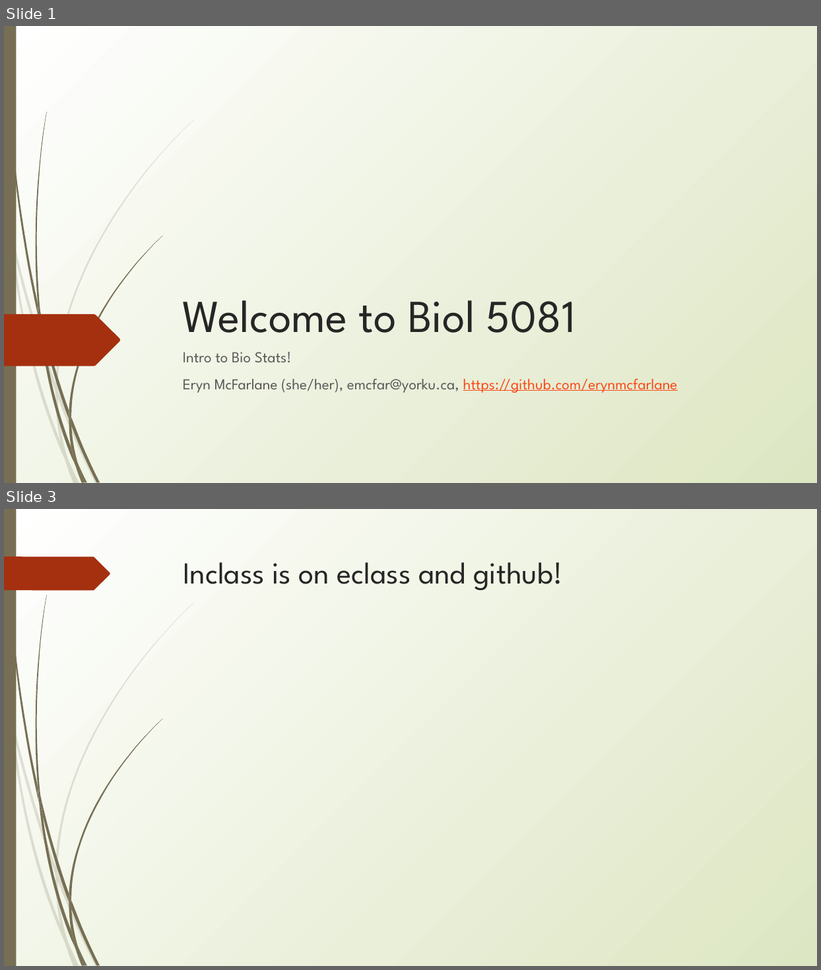
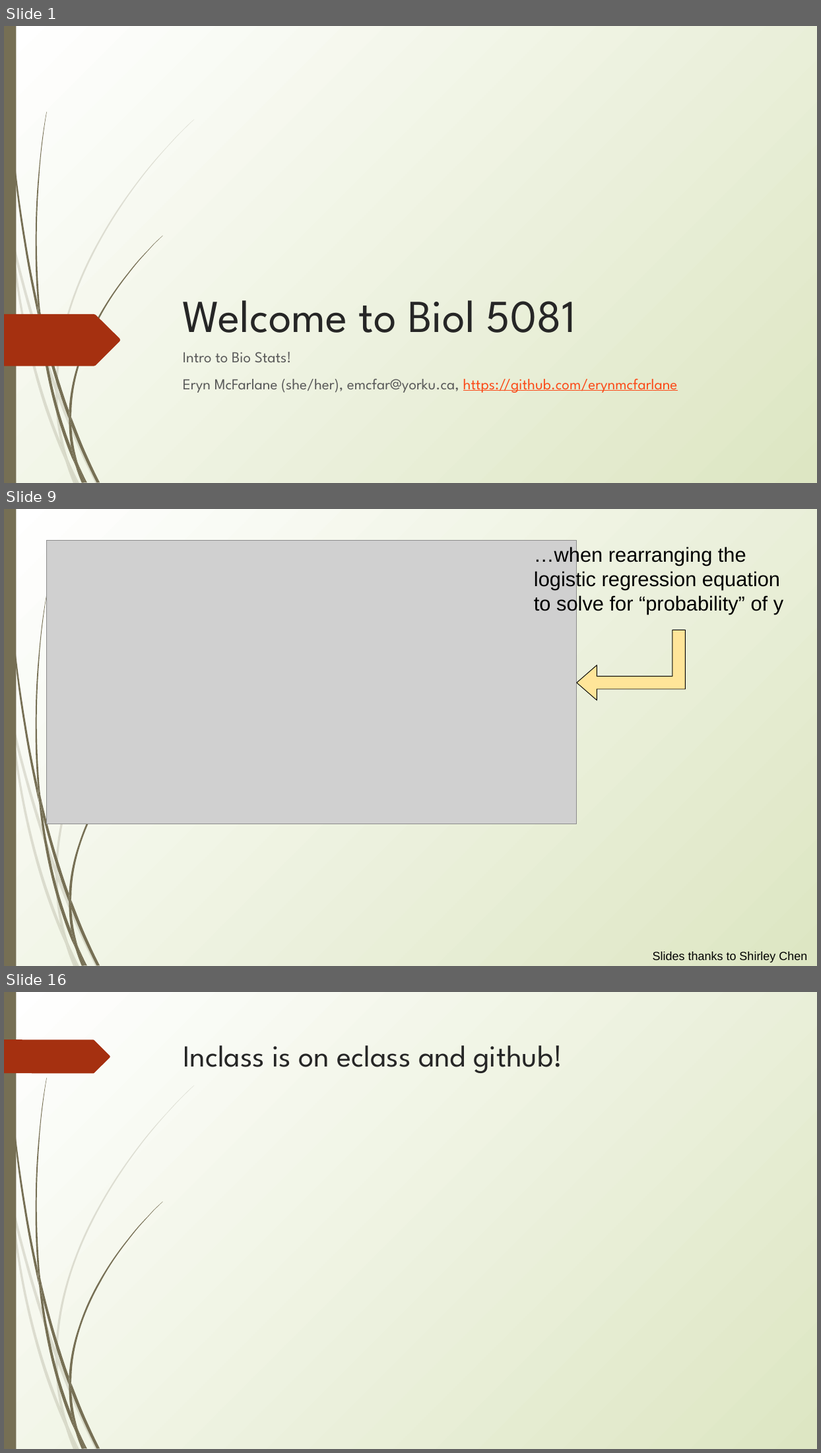
Before and after one commit to erynmcfarlane/GraduateStatsClass, a slide deck: Lecture5.pptx. Shown one above the other, each under a label of ours: slides 1 and 3 before the commit, slides 1, 9 and 16 after it; the slides between them are not shown. The pictures are 821x970 and 821x1453 pixels, drawn with LibreOffice and Linux fonts; fonts in the diff are those of the drawing; grey boxes stand for pictures. Boxes give left, top, right and bottom in pixels: in the first picture for what was removed or moved away, otherwise in the second. Text is boxed around its words. In the diff, an @@ line names an element or a change of style, - is before the commit and + after.

```diff
--- a/Lecture5.pptx
+++ b/Lecture5.pptx
@@ slide 9 added at [4,509,817,966], background gradient #FFFFFF to #DDE6C3; not listed: 23 template elements that a slide beside it also shows @@
@@ picture added at [47,540,577,824] @@
@@ text added at [534,545,783,614], 24 pt, text #000000 @@
+…when rearranging the logistic regression equation to solve for “probability” of y
@@ bent up arrow added at [576,630,685,700], fill #FFE599, outline #000000 0.75 pt @@
@@ text added at [653,952,807,963], 14 pt, text #000000 @@
+Slides thanks to Shirley Chen
@@ what was slide 3 is now slide 16 @@
```
Also in this commit, not shown: 1 slide changed, 19 other slides added.
